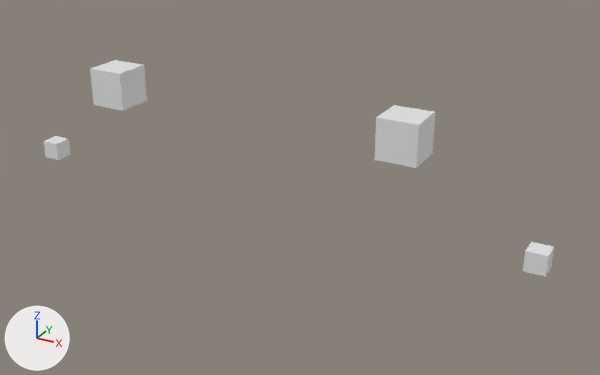
The OBJ model Assets/LevelData/AirLockData.obj, before and after one commit.
One viewpoint serves both versions: a camera (50 mm lens) standing at (34.3, -33.0, 17.4) and looking at (15.9, 0.5, 0.7). Lighting does not change. The marker at lower left points along +X, +Y and +Z. Where no turn or scale is listed for an object, it has been applied to the vertices.

Objects in the first picture: 'Door_Cube', 'Exit_Cube.006', 'Light.001_Cube.008', 'Light_Cube.009'.
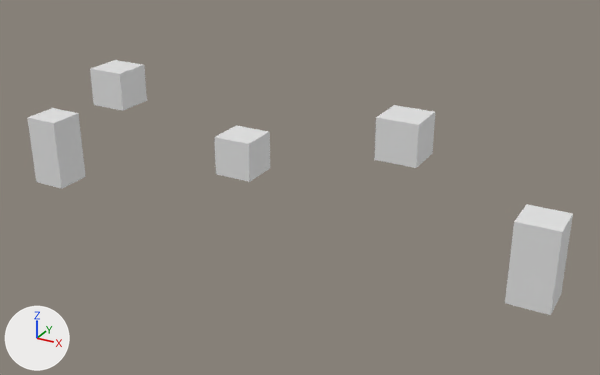
Boxes [x1, y1, x2, y2] around the edits, measured in the pictures (600 x 375 px):
```json
{"object": "Exit_Cube.006", "change": "mesh rescaled", "before": [523, 242, 554, 277], "after": [505, 204, 573, 315], "on screen": "116% wider, 211% taller"}
{"object": "Door_Cube", "change": "mesh rescaled", "before": [44, 136, 71, 160], "after": [27, 108, 86, 189], "on screen": "114% wider, 228% taller"}
{"object": "Respawn_Cube.001", "change": "added", "after": [214, 125, 270, 182]}
```

Edits to the scene script, one JSON object a line:
```json
{"block": "me_door_cube", "where": "me_door_cube.from_pydata(...)  # 8 vertices, 6 faces; spans x -0.5..0.5, y -0.5..0.5, z -0.5..0.5"}
{"block": "me_door_cube", "where": "# used by ob_door_cube; location = (0.0, 0.0, 0.0)"}
{"block": "me_door_cube", "change": "me_door_cube part 1: the whole mesh is scaled about its middle by (2, 2, 4)"}
{"block": "me_exit_cube_006", "where": "me_exit_cube_006.from_pydata(...)  # 8 vertices, 6 faces; spans x 27.5..28.5, y -0.5..0.5, z -0.5..0.5"}
{"block": "me_exit_cube_006", "where": "# used by ob_exit_cube_006; location = (0.0, 0.0, 0.0)"}
{"block": "me_exit_cube_006", "change": "me_exit_cube_006 part 2: the whole mesh is scaled about its middle by (2, 2, 4)"}
{"op": "add", "block": "me_respawn_cube_001", "code": ["me_respawn_cube_001 = bpy.data.meshes.new('Respawn_Cube.001')", "me_respawn_cube_001.from_pydata(...)  # a box spanning x 11.86..13.86, y -1.0..1.0, z 1.1..3.1"]}
{"op": "add", "block": "ob_respawn_cube_001", "code": ["ob_respawn_cube_001 = bpy.data.objects.new('Respawn_Cube.001', me_respawn_cube_001)", "ob_respawn_cube_001.location = (0.0, 0.0, 0.0)"]}
```
